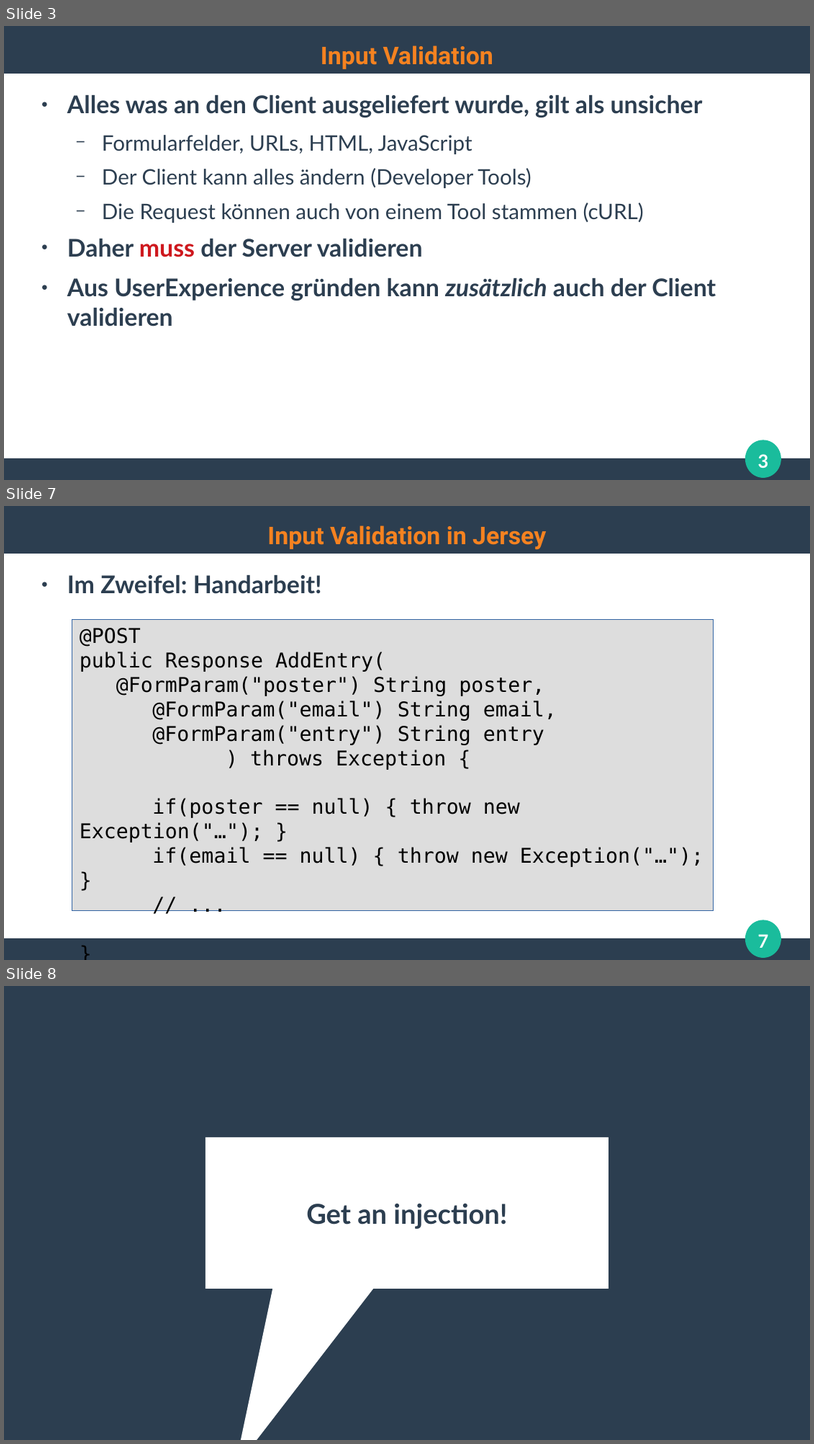
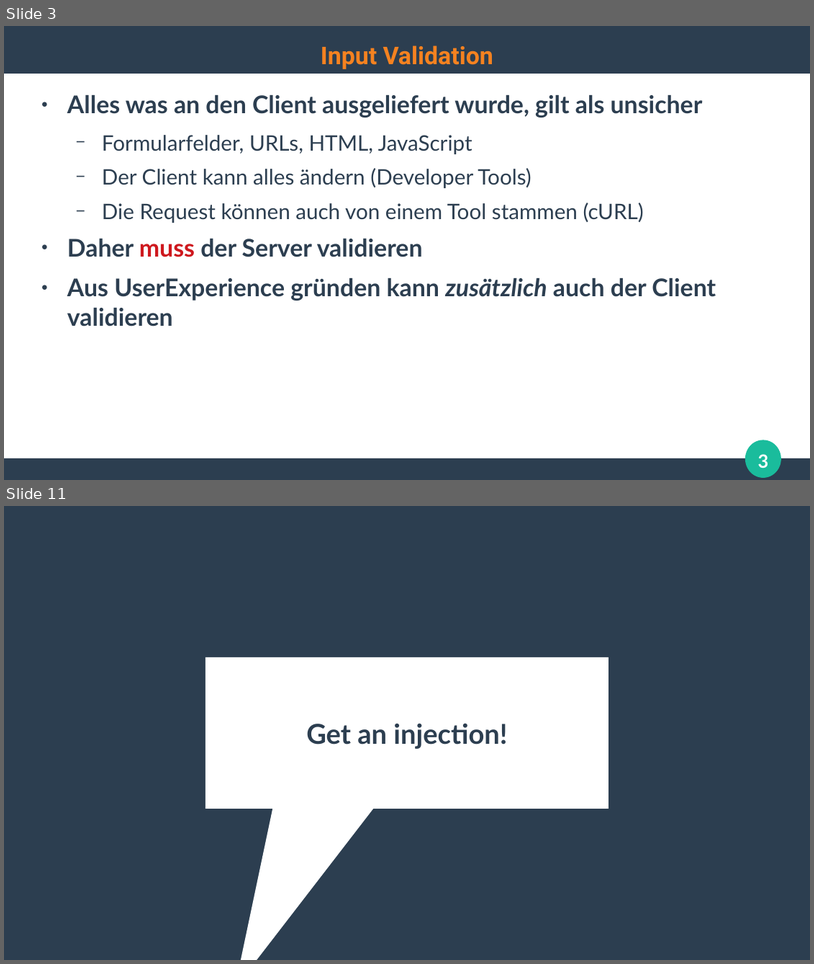
Before and after one commit to ghandmann/HS-AlbSig-WebAnwendungen2, a slide deck: Kapitel/06_WebSecurity.odp. Shown one above the other, each under a label of ours: slides 3, 7 and 8 before the commit, slides 3 and 11 after it; the slides between them are not shown. The pictures are 814x1444 and 814x964 pixels, drawn with LibreOffice and Linux fonts; fonts in the diff are those of the drawing. Boxes give left, top, right and bottom in pixels: in the first picture for what was removed or moved away, otherwise in the second. Text is boxed around its words. In the diff, an @@ line names an element or a change of style, - is before the commit and + after.

```diff
--- a/Kapitel/06_WebSecurity.odp
+++ b/Kapitel/06_WebSecurity.odp
@@ slide 7 removed at <box>4,506,810,960</box>, background #FFFFFF; not listed: 3 template elements that a slide beside it also shows @@
@@ title removed at <box>268,525,546,549</box> @@
-Input Validation in Jersey
@@ text removed at <box>67,575,322,594</box> @@
-● Im Zweifel: Handarbeit!
@@ rectangle removed at <box>72,620,714,911</box> @@
-@POST
-public Response AddEntry(
-@FormParam("poster") String poster,
-@FormParam("email") String email,
-@FormParam("entry") String entry
-) throws Exception {
-if(poster == null) { throw new Exception("…"); }
-if(email == null) { throw new Exception("…"); }
-// ...
-}
@@ page number removed at <box>759,934,769,947</box> @@
-7
@@ what was slide 8 is now slide 11 @@
```
Also in this commit, not shown: 7 slides changed, 6 slides added, 2 other slides removed.
